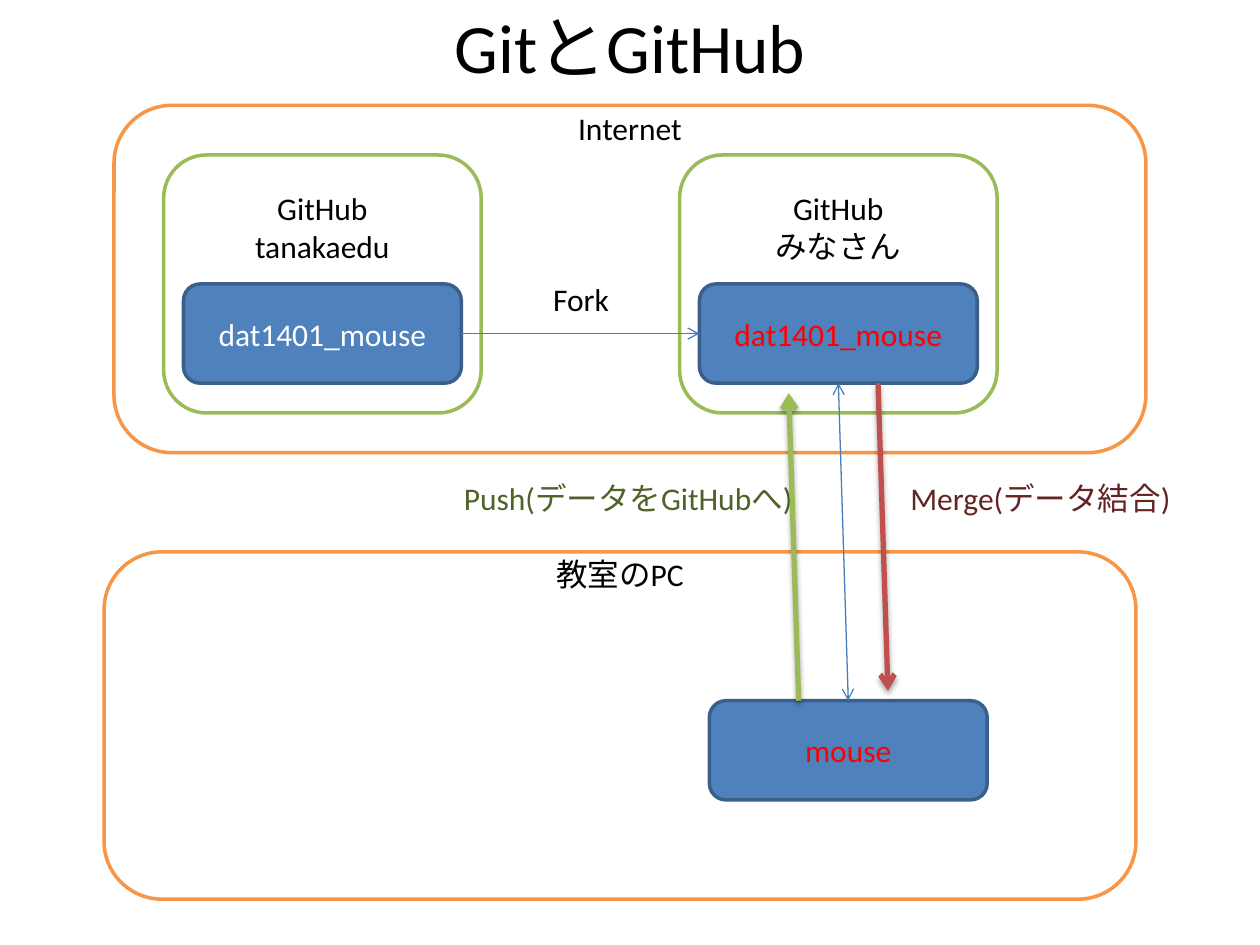
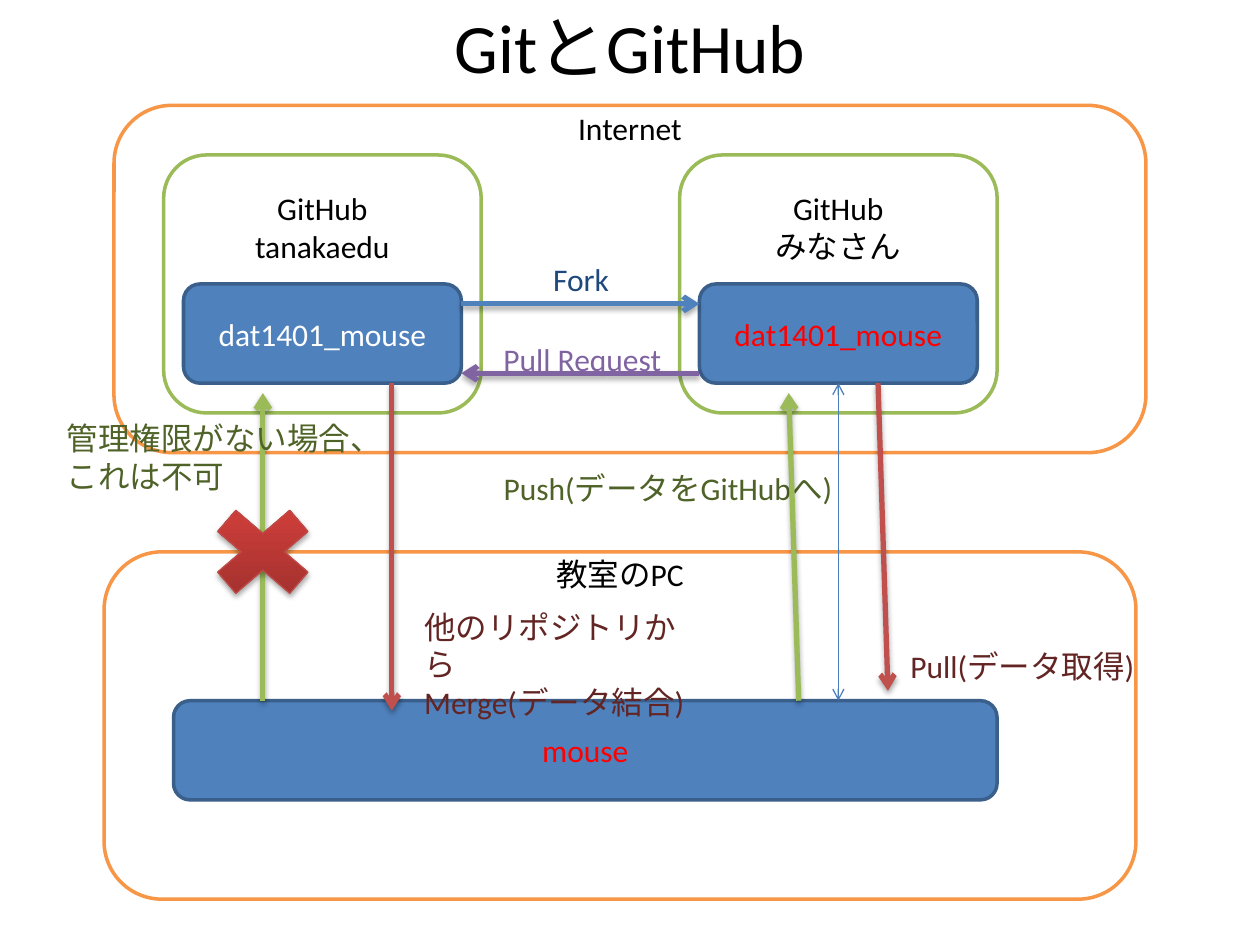
Before and after one commit to tanakaedu/dat1401_mouse, a slide deck: slide 5 of 06.pptx. Drawn at 1260x945 pixels with LibreOffice and Linux fonts; fonts in the diff are those of the drawing. Boxes give left, top, right and bottom in pixels: in the first picture for what was removed or moved away, otherwise in the second. Text is boxed around its words. In the diff, an @@ line names an element or a change of style, - is before the commit and + after.

Commit message:
GitHubの流れを修正

```diff
--- a/06.pptx
+++ b/06.pptx
@@ text "Fork": place and size @@
-text "Fork" at <box>553,289,609,312</box>
+text "Fork" at <box>553,269,609,292</box>
@@ text "Fork" at <box>553,269,609,292</box>: text colour #000000 to #1F497D @@
@@ arrow moved from (461, 334) - (699, 334) to (461, 304) - (699, 304) @@
@@ arrow (461, 304) - (699, 304): stroke #4B7EBC 0.75 pt to #4F81BD 3 pt @@
@@ text added at <box>503,349,661,378</box>, 18 pt, text #8064A2 @@
+Pull Request
@@ arrow added from (392, 383) to (392, 711), #C0504D 3 pt @@
@@ arrow added from (699, 373) to (461, 373), #8064A2 3 pt @@
@@ double arrow moved from (838, 383) - (848, 701) to (838, 383) - (838, 701) @@
@@ text added at <box>67,418,382,491</box>, 18 pt, text #4F6228 @@
+管理権限がない場合、
+これは不可
@@ arrow added from (263, 701) to (263, 393), #9BBB59 3 pt @@
@@ text "Push(データをGitHubへ)": place and size @@
-text "Push(データをGitHubへ)" at <box>464,483,793,517</box>
+text "Push(データをGitHubへ)" at <box>504,473,833,507</box>
@@ cross added at <box>194,493,333,611</box>, fill gradient #9C2F2D to #CB3E3A to #CE3B37, outline #BF4C48 0.75 pt @@
@@ text added at <box>424,612,684,720</box>, 18 pt, text #632523 @@
+他のリポジトリから
+Merge(データ結合)
@@ text at <box>910,652,1134,682</box>: text changed @@
-Merge(データ結合)
+Pull(データ取得)
@@ rounded rectangle "mouse": place and size @@
-rounded rectangle "mouse" at <box>709,701,987,800</box>
+rounded rectangle "mouse" at <box>174,701,998,800</box>
```
